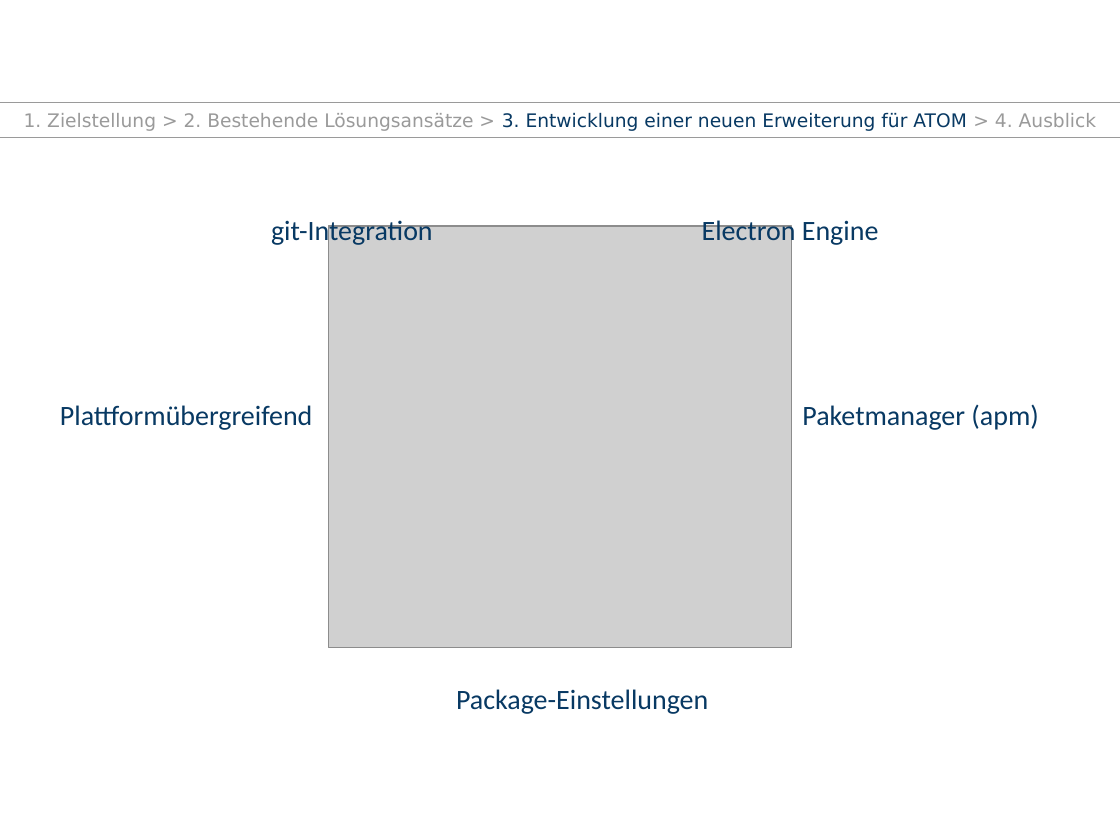
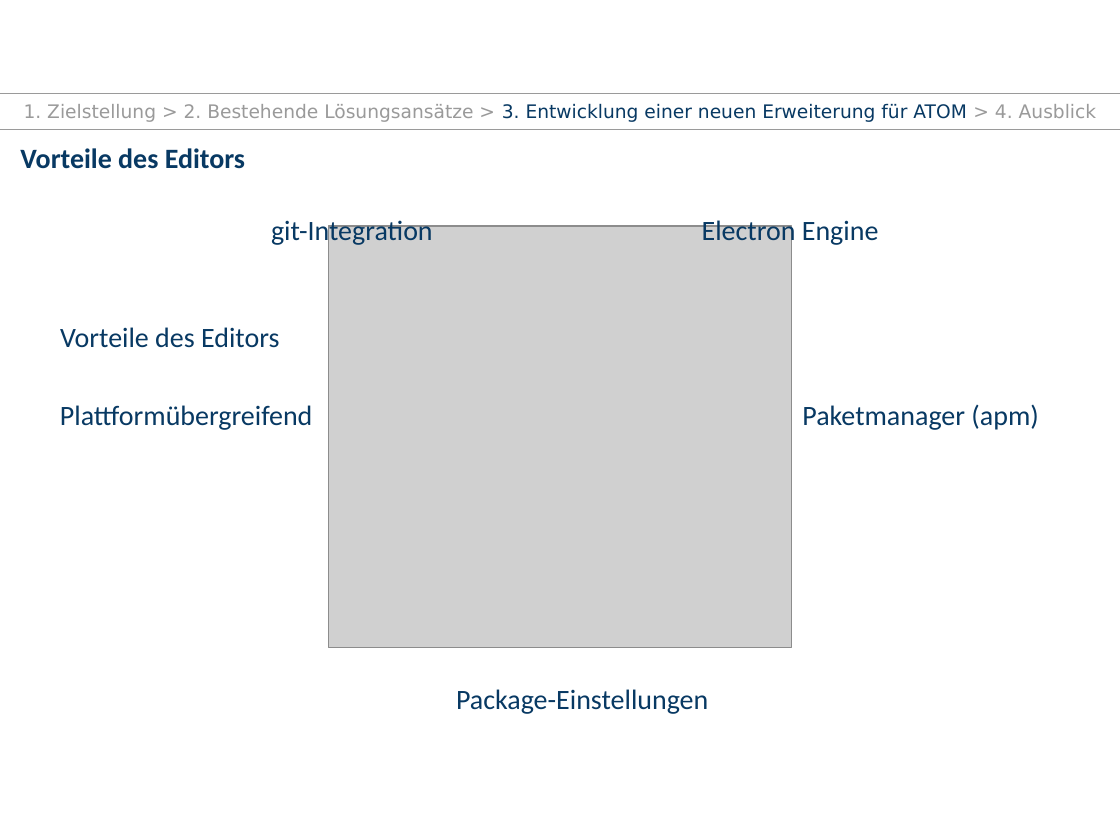
Before and after one commit to TUD-INF-IAI-MCI/agsbs_atom_package, a slide deck: slide 10 of presentation.pptx. Drawn at 1120x840 pixels with LibreOffice and Linux fonts; fonts in the diff are those of the drawing; grey boxes stand for pictures; background and template pictures are left out. Boxes give left, top, right and bottom in pixels: in the first picture for what was removed or moved away, otherwise in the second. Text is boxed around its words. In the diff, an @@ line names an element or a change of style, - is before the commit and + after.

Commit message:
add Funktionalitaet der neuen Erweiterung

```diff
--- a/presentation.pptx
+++ b/presentation.pptx
@@ 2 lines, 1 text: place and size @@
-2 lines, 1 text at (0, 103, 1120, 138)
+2 lines, 1 text at (0, 94, 1120, 129)
@@ text added at (20, 148, 245, 169), 18 pt, text #083963, bold @@
+Vorteile des Editors
@@ text added at (60, 327, 279, 348), 18 pt, text #083963 @@
+Vorteile des Editors
```
Also in this commit, not shown: 8 other slides changed, 1 slide added.
